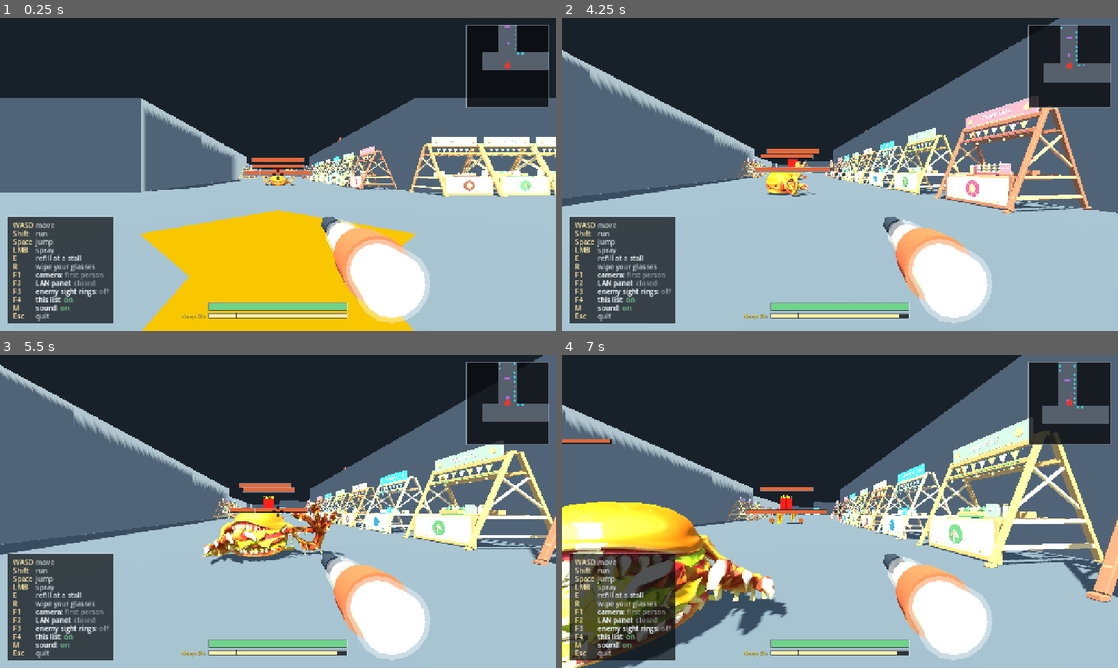
Above: before the commit, frames 1-4 (two rows, left to right).
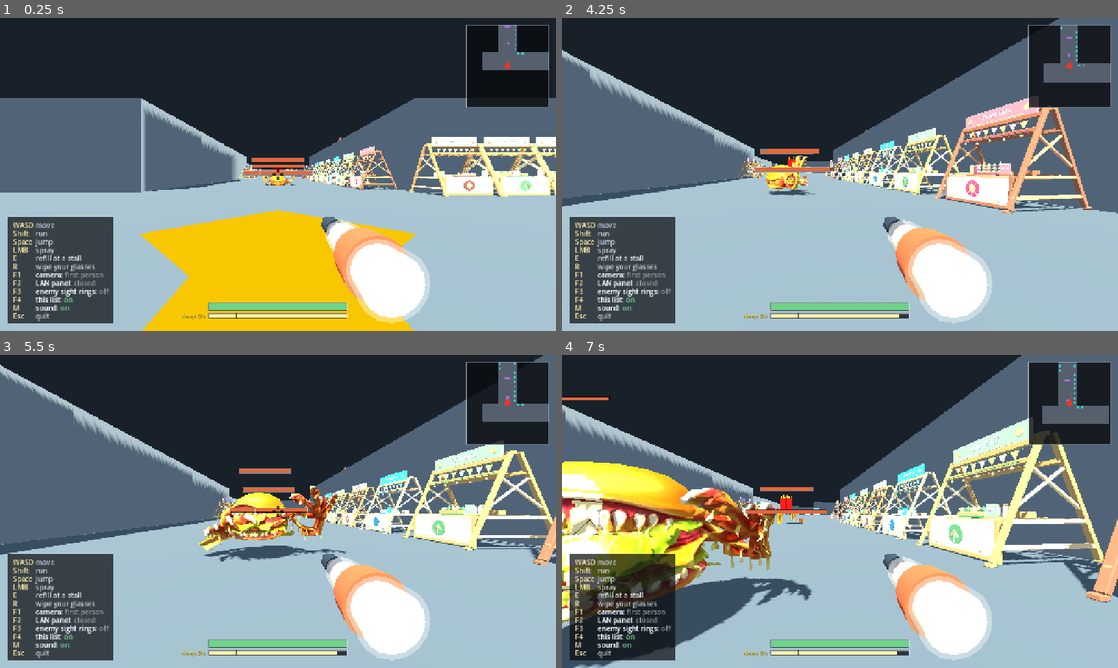
Above: after the commit, the same moments.

Repository: k3vin7/SauceIT-
Game: Godot game, scene res://main.tscn
Two runs of this game, one before a commit and one after it. Both use one fixed random seed, a clock stepped at 60 frames per second and the inputs below.
Inputs (mouse positions are in pixels of both pictures, inside the frame that each line leads up to):
- Up to frame 1 (0.25 s): no input
- Up to frame 2 (4.25 s): tap Enter at 0.5 s; move the mouse to (867, 174) at 0.52 s; press the mouse at (867, 174) at 0.53 s; hold W (move_forward) from 0.53 s (still down); tap Space (jump) at 0.77, 1.52, 3.02, 3.77 s; move the mouse to (812, 174) at 1.27 s; release the mouse at (812, 174) at 1.28 s; tap E (refill_sauce) at 1.35 s; move the mouse to (851, 168) at 2.02 s; hold Shift (run) 2.03-2.78 s; move the mouse to (834, 180) at 2.77 s; tap R (wipe_screen) at 2.85 s; move the mouse to (878, 177) at 3.52 s; tap Tab at 3.6 s
- Up to frame 3 (5.5 s): keep holding W (move_forward); move the mouse to (233, 508) at 4.27 s; tap 1 at 4.35 s; tap Space (jump) at 4.52 s; move the mouse to (283, 511) at 5.02 s; tap 2 at 5.1 s
- Up to frame 4 (7 s): move the mouse to (817, 505) at 5.77 s; release W (move_forward) at 5.78 s; hold D (move_right) 5.78-6.53 s; click (817, 505) at 5.85 s; tap Space (jump) at 6.02, 6.77 s; move the mouse to (867, 511) at 6.52 s; hold W (move_forward) from 6.53 s (still down); hold E (refill_sauce) from 6.53 s (still down)

The runs differ from the first frame. In frame 2, 0.7% of the frame differs, in the area x 35-46%, y 41-58%; in frame 3, 3.8%; in frame 4, 17%, in the area x 0-45%, y 13-100%.

Commit message:
Put the arm colliders on the arms
The limb shapes were written out once from `_bones()`, in a pose somebody typed:
arms out to the sides, hands near the floor. The model does not hold that pose.
It raises both arms over the bun -- plainly, in the recording -- so a shot aimed
at a hand met nothing where the hand was drawn and either passed through or
landed on the body behind it. Sauce on a part the player never aimed at and none
on the part they did.

The silhouette matched all along, which is why measuring the bounding box said
this was fine: 1.04 wide, 1.00 tall, 1.00 deep. A box can be the right size and
have everything inside it in the wrong place. I reported that measurement as
proof the colliders were correct, and it was not.

They follow `UpperArm`, `Forearm` and `Hand` every frame now, on every peer --
a client's own player walks into these shapes and its own screen casts rays at
them. Measured while walking: the wrist bone travels from -1.02 to +1.50 and the
shape travels with it.

**The bones were readable all along.** The reason they looked frozen in every
measurement I took is that a monster standing still runs
`_set_locomotion_animation(false)` every frame, which seeks the clip back to 0 --
so my own seeks were being undone a frame later. Not a stale buffer, and the gait
measurements I abandoned over it deserve another look some time.

Two checks move with it, neither weakened:

  * the solidity check sampled the authored limb positions, which are now where
    the arms start and not where they are. It samples the bones instead -- which
    come from the rig and the animation rather than from the collider, so a
    collider found there is a collider on the arm the player can see.
  * the mask-width check asked the mask's mesh to be exactly as wide as the
    solid. That held while both were written from the same static list; with the
    arms following the rig the solid is as wide as the arms happen to be held
    this frame. It compares against the drawn model now, which is what a stain
    has to follow.

probe_enemy goes from 5 failures to 4. The rest are the chase, which is the
probe's own 32 m against a 26 m sight range, and a rest-pose count.

Diff:
--- a/scripts/enemy.gd
+++ b/scripts/enemy.gd
@@ -277,6 +277,10 @@
 var _rest_radius := 0.37
 ## The bun's own radius and half the fingertip-to-fingertip span, both measured
 ## off the authored model in `build`.
+## The limb colliders and the bones they follow, filled in once the rig is known.
+## Empty on a monster whose rig has no arms, which is every one but the burger.
+var _limb_shapes: Array = []
+var _skeleton: Skeleton3D
 var _bun_radius := 0.9
 var _arm_span := 1.0
 
@@ -390,6 +394,7 @@
 	contamination.add_visual_overlay(_visual_root)
 
 	health = max_health
+	_bind_limb_colliders()
 	_attach_gait()
 	_set_locomotion_animation(false)
 
@@ -431,6 +436,72 @@
 		chain = (at as Node3D).transform * chain
 		at = at.get_parent()
 	return chain
+
+
+## **Ties the arm colliders to the bones that draw the arms.**
+##
+## The limb shapes are written out once from `_bones()`, in a pose somebody typed:
+## arms out to the sides, hands near the floor. The model does not hold that pose.
+## It raises both arms over the bun and waves them about, so a shot aimed at a
+## hand met nothing where the hand was drawn and either passed through or landed
+## on the body behind it -- sauce on a part the player never aimed at, and none
+## on the part they did.
+##
+## The overall silhouette matched all along, which is why measuring the bounding
+## box said this was fine. A box can be the right size and have everything inside
+## it in the wrong place.
+func _bind_limb_colliders() -> void:
+	if _visual_root == null:
+		return
+	var skeletons := _visual_root.find_children("*", "Skeleton3D", true, false)
+	if skeletons.is_empty():
+		return
+	_skeleton = skeletons[0] as Skeleton3D
+	for side in ["L", "R"]:
+		var upper := _skeleton.find_bone("UpperArm." + side)
+		var fore := _skeleton.find_bone("Forearm." + side)
+		var hand := _skeleton.find_bone("Hand." + side)
+		if upper < 0 or fore < 0 or hand < 0:
+			_skeleton = null
+			_limb_shapes.clear()
+			return
+		var arm := _find_shape("Arm" + ("Left" if side == "L" else "Right"))
+		var palm := _find_shape("Hand" + ("Left" if side == "L" else "Right"))
+		if arm == null or palm == null:
+			continue
+		# The upper arm's shape spans shoulder to wrist rather than shoulder to
+		# elbow: two bones, one capsule, which is as much as a thrown strand can
+		# tell apart and one shape fewer to move every frame.
+		_limb_shapes.push_back({"shape": arm, "a": upper, "b": hand})
+		_limb_shapes.push_back({"shape": palm, "a": fore, "b": hand})
+	_follow_bones()
+
+
+func _find_shape(named: String) -> CollisionShape3D:
+	for child in get_children():
+		if child is CollisionShape3D and child.name == named:
+			return child as CollisionShape3D
+	return null
+
+
+## Moves each limb shape onto its bones. Run every frame the body is drawn,
+## because the pose it is matching changes every frame.
+func _follow_bones() -> void:
+	if _skeleton == null or _limb_shapes.is_empty():
+		return
+	var into_body := global_transform.affine_inverse() * _skeleton.global_transform
+	for limb in _limb_shapes:
+		var shape: CollisionShape3D = limb["shape"]
+		var capsule := shape.shape as CapsuleShape3D
+		if capsule == null:
+			continue
+		var a: Vector3 = into_body * _skeleton.get_bone_global_pose(limb["a"]).origin
+		var b: Vector3 = into_body * _skeleton.get_bone_global_pose(limb["b"]).origin
+		var span := b - a
+		if span.length_squared() < 0.000001:
+			continue
+		capsule.height = span.length() + capsule.radius * 2.0
+		shape.transform = Transform3D(_aligned_basis(span), (a + b) * 0.5)
 
 
 ## **Hangs the hand-walking modifier on the rig, when it is asked for.**
@@ -1088,6 +1159,9 @@
 
 
 func _process(_delta: float) -> void:
+	# Every peer, not only the authority: a client's own player walks into these
+	# shapes and its own screen casts rays at them.
+	_follow_bones()
 	if _sight_ring == null:
 		return
 	# Flat on the ground under the body, whatever the body is doing. A little
--- a/tests/probe_enemy.gd
+++ b/tests/probe_enemy.gd
@@ -132,10 +132,30 @@
 	var space := enemy.get_world_3d().direct_space_state
 	var hollow: Array[String] = []
 	var measured_parts: Array = enemy._bones()
+	# **The limbs are sampled at their bones, the body at its written parts.**
+	#
+	# The arm shapes follow the rig now, so the authored positions in `_bones()`
+	# are where they start and not where they are. Sampling those would report a
+	# hollow arm every time the model raised one. The bone is the honest place to
+	# ask: it comes from the rig and the animation, not from the collider, so a
+	# collider found there is a collider on the arm the player can see.
+	var rig: Skeleton3D = enemy._skeleton
+	var limb_bones := {}
+	if rig != null:
+		limb_bones = {
+			"ArmLeft": ["UpperArm.L", "Hand.L"], "ArmRight": ["UpperArm.R", "Hand.R"],
+			"HandLeft": ["Forearm.L", "Hand.L"], "HandRight": ["Forearm.R", "Hand.R"],
+		}
 	for index in measured_parts.size():
 		var part: Dictionary = measured_parts[index]
+		var named: String = MayoEnemy.BONE_NAMES[index]
 		var local_point: Vector3 = part["centre"] if part["kind"] == "disc" \
 			else ((part["a"] as Vector3) + (part["b"] as Vector3)) * 0.5
+		if limb_bones.has(named):
+			var pair: Array = limb_bones[named]
+			var into: Transform3D = enemy.global_transform.affine_inverse() * rig.global_transform
+			local_point = (into * rig.get_bone_global_pose(rig.find_bone(pair[0])).origin
+				+ into * rig.get_bone_global_pose(rig.find_bone(pair[1])).origin) * 0.5
 		var query := PhysicsPointQueryParameters3D.new()
 		query.position = enemy.global_transform * local_point
 		query.collide_with_areas = false
@@ -160,9 +180,21 @@
 			% enemy._body_mesh.mesh.get_surface_count())
 	_check(absf(envelope.size.y - enemy.height) < enemy.height * 0.12,
 		"the mask is %.2f m tall against a %.2f m monster" % [envelope.size.y, enemy.height])
-	_check(absf(envelope.size.x - solid.size.x) < 0.02,
-		"the mask is %.2f m across and the colliders are %.2f m: the stain would not follow the sauce"
-			% [envelope.size.x, solid.size.x])
+	# **Against the model, not against the colliders.**
+	#
+	# This asked the mask's own mesh to be exactly as wide as the solid, which
+	# held while both were written from the same static list. The arm shapes
+	# follow the rig now, so the solid is as wide as the arms happen to be held
+	# this frame and the two can never agree again -- demanding it would be
+	# demanding the colliders go back to ignoring the pose.
+	#
+	# What the check is really protecting is that a stain lands where the sauce
+	# did, and the mask is drawn onto the model, so the model is what it has to
+	# match. The hit-to-cell-and-back round trip is measured separately and comes
+	# back inside half a cell.
+	_check(absf(envelope.size.x - drawn.size.x) < drawn.size.x * 0.05,
+		"the mask is %.2f m across a %.2f m monster: the stain would not follow the sauce"
+			% [envelope.size.x, drawn.size.x])
 
 	_check(not enemy._body_mesh.visible,
 		"the old capsule mockup is still visible over the hamburger monster")
